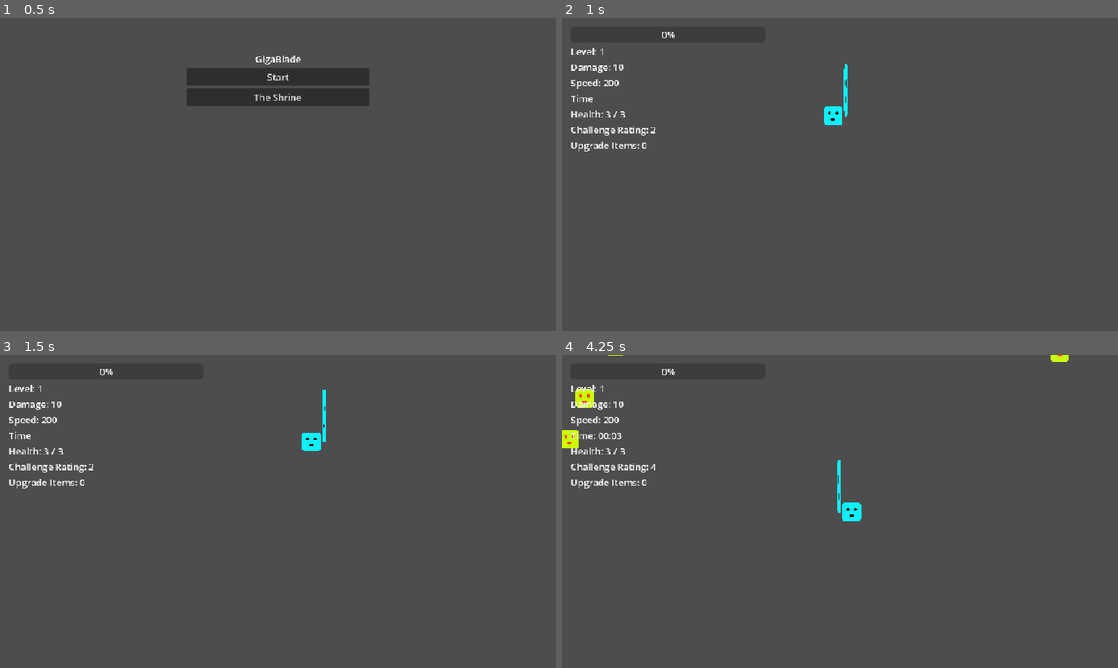
Above: before the commit, frames 1-4 (two rows, left to right).
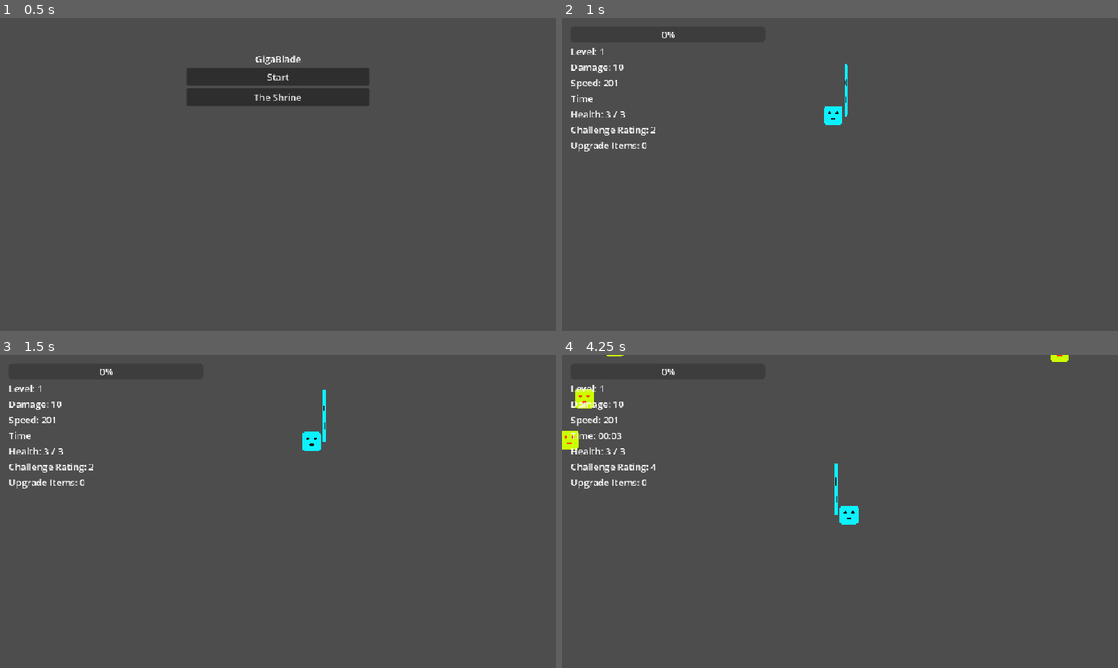
Above: after the commit, the same moments.

Repository: elygreen/GigaBlade
Game: Godot game, scene res://Main_Scenes/root_node.tscn
Two runs of this game, one before a commit and one after it. Both use one fixed random seed, a clock stepped at 60 frames per second and the inputs below.
Inputs (mouse positions are in pixels of both pictures, inside the frame that each line leads up to):
- Up to frame 1 (0.5 s): no input
- Up to frame 2 (1 s): click "Start" at 0.5 s
- Up to frame 3 (1.5 s): move the mouse to (400, 495) at 1.27 s; right-click (400, 495) at 1.35 s
- Up to frame 4 (4.25 s): move the mouse to (728, 527) at 2.02 s; click (728, 527) at 2.1 s; right-click (728, 527) at 2.3 s; move the mouse to (895, 442) at 2.77 s; right-click (895, 442) at 2.85 s; move the mouse to (812, 574) at 3.52 s; right-click (812, 574) at 3.6 s

Frame 1 is identical in both runs. In frame 2, less than 0.1% of the frame differs, in the area x 9-52%, y 16-35%; in frame 3, less than 0.1%; in frame 4, 0.4%, in the area x 0-90%, y 0-55%.

Commit message:
Fixed sword size calculation

Diff:
--- a/Enemies/basic_enemy.gd
+++ b/Enemies/basic_enemy.gd
@@ -70,8 +70,3 @@
 			upgrade_item.global_position = self.global_position
 			xp_orb_container.call_deferred("add_child", upgrade_item)
 	call_deferred("queue_free")
-
-
-func _on_hurtbox_area_entered(area: Area2D) -> void:
-	if area.is_in_group("ally_hitbox"):
-		get_hit(area.damage)
--- a/Enemies/basic_enemy.tscn
+++ b/Enemies/basic_enemy.tscn
@@ -20,7 +20,7 @@
 [sub_resource type="StyleBoxFlat" id="StyleBoxFlat_iioo1"]
 bg_color = Color(0.32941177, 1, 0, 1)
 
-[node name="Enemy" type="CharacterBody2D"]
+[node name="Enemy" type="CharacterBody2D" groups=["enemy"]]
 script = ExtResource("1_dvx36")
 xp_orb_scene = ExtResource("2_iioo1")
 upgrade_item_scene = ExtResource("3_iioo1")
@@ -50,5 +50,3 @@
 theme_override_styles/background = SubResource("StyleBoxFlat_gie15")
 theme_override_styles/fill = SubResource("StyleBoxFlat_iioo1")
 show_percentage = false
-
-[connection signal="area_entered" from="Hurtbox" to="." method="_on_hurtbox_area_entered"]
--- a/Player/Player_Stats.gd
+++ b/Player/Player_Stats.gd
@@ -6,19 +6,19 @@
 	"speed": {"base": 200.0, "type": "multiplicative"},
 	"max_health": {"base": 3, "type": "additive"},
 	"sword_damage": {"base": 10, "type": "additive"},
-	"sword_size": {"base": 1.0, "type": "multiplicative"},
-	"sword_length": {"base": 1.0, "type": "multiplicative"},
-	"sword_width": {"base": 1.0, "type": "multiplicative"},
+	"sword_size": {"base": 0.0, "type": "multiplicative"},
+	"sword_length": {"base": 0.0, "type": "multiplicative"},
+	"sword_width": {"base": 0.0, "type": "multiplicative"},
 	"crit_chance": {"base": 0, "type": "additive"},
-	"crit_modifier": {"base": 1.0, "type": "multiplicative"},
+	"crit_modifier": {"base": 0.0, "type": "multiplicative"},
 	"dash_timer": {"base": 5, "type": "additive"},
 	"dash_duration": {"base": 2, "type": "additive"},
 	"luck": {"base": 0, "type": "additive"},
-	"experience_modifier": {"base": 1.0, "type": "multiplicative"},
+	"experience_modifier": {"base": 0.0, "type": "multiplicative"},
 	"projectile_count": {"base": 0, "type": "additive"},
-	"projectile_speed": {"base": 1.0, "type": "multiplicative"},
+	"projectile_speed": {"base": 0.0, "type": "multiplicative"},
 	"immunity_duration": {"base": 0, "type": "additive"},
-	"pickup_radius": {"base": 1.0, "type": "multiplicative"},
+	"pickup_radius": {"base": 0.0, "type": "multiplicative"},
 	"execution_threshold": {"base": 0, "type": "additive"},
 }
 
@@ -59,7 +59,7 @@
 	var permanent_value = perm_bonuses[stat_name]
 	var run_value = run_modifiers[stat_name]
 	if config.type == "multiplicative":
-		return base * (1.0 + permanent_value) * run_value
+		return base * (1.0 + permanent_value) + run_value
 	else:
 		return int(base + permanent_value + run_value)
 
--- a/Player/Player_Sword.tscn
+++ b/Player/Player_Sword.tscn
@@ -1,12 +1,14 @@
-[gd_scene load_steps=4 format=3 uid="uid://b5jt8vbtw2kwj"]
+[gd_scene load_steps=5 format=3 uid="uid://b5jt8vbtw2kwj"]
 
 [ext_resource type="Texture2D" uid="uid://ck8oy7sde42hy" path="res://Test_Image.png" id="1_nspiu"]
+[ext_resource type="Script" uid="uid://m6ek6h7acdmq" path="res://Player/player_sword.gd" id="1_phvxj"]
 [ext_resource type="Script" uid="uid://cx2hkxlkmi6qw" path="res://Player/hitbox.gd" id="2_phvxj"]
 
 [sub_resource type="RectangleShape2D" id="RectangleShape2D_b8d1d"]
 size = Vector2(6, 90)
 
 [node name="Player_Sword" type="Node2D"]
+script = ExtResource("1_phvxj")
 
 [node name="Sprite2D" type="Sprite2D" parent="."]
 position = Vector2(0, -44.999996)
@@ -19,3 +21,5 @@
 [node name="CollisionShape2D" type="CollisionShape2D" parent="Hitbox"]
 position = Vector2(0, -45)
 shape = SubResource("RectangleShape2D_b8d1d")
+
+[connection signal="area_entered" from="Hitbox" to="." method="_on_hitbox_area_entered"]
--- a/Player/player.gd
+++ b/Player/player.gd
@@ -150,7 +150,7 @@
 	var size = PlayerStats.get_stat("sword_size")
 	var length = PlayerStats.get_stat("sword_length")
 	var width = PlayerStats.get_stat("sword_width")
-	player_sword.scale = Vector2(width, length) * size
+	player_sword.scale = Vector2(1, 1) * Vector2(width, length) * size
 
 func update_pickup_radius():
 	var radius_multiplier = PlayerStats.get_stat("pickup_radius")
--- /dev/null
+++ b/Player/player_sword.gd
@@ -0,0 +1,15 @@
+extends Node2D
+
+func _ready() -> void:
+	pass # Replace with function body.
+
+func _process(delta: float) -> void:
+	pass
+
+
+func _on_hitbox_area_entered(area: Area2D) -> void:
+	print("detected sword collision")
+	if area.owner and area.owner.is_in_group("enemy"):
+		print("area is enemy")
+		if area.owner.has_method("get_hit"):
+			area.owner.get_hit(PlayerStats.get_stat("sword_damage"))
Not shown, added: Player/player_sword.gd.uid
